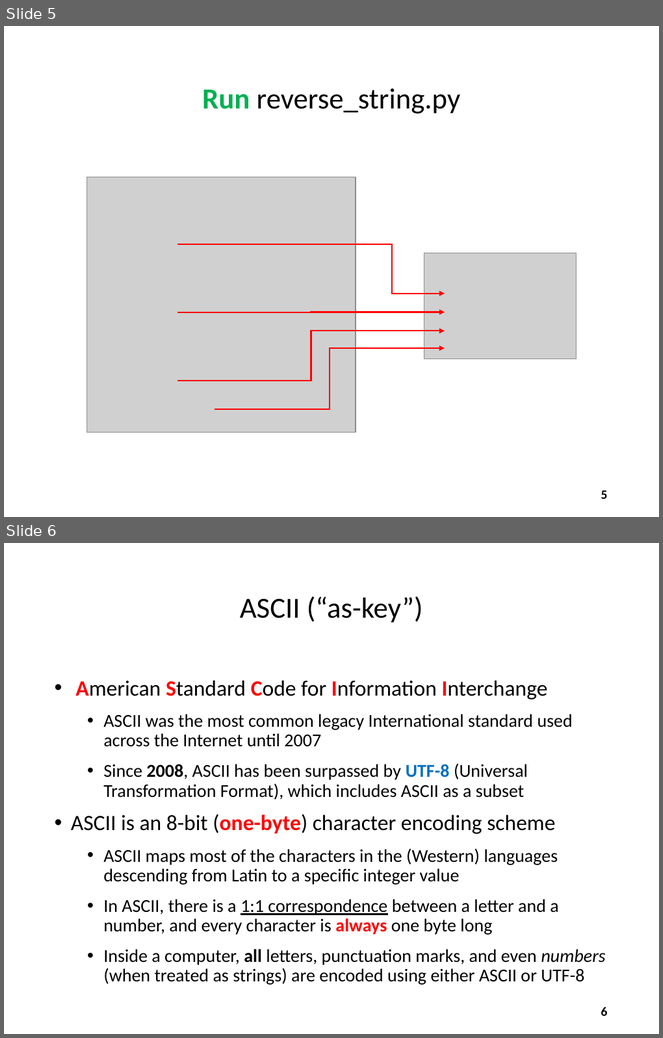
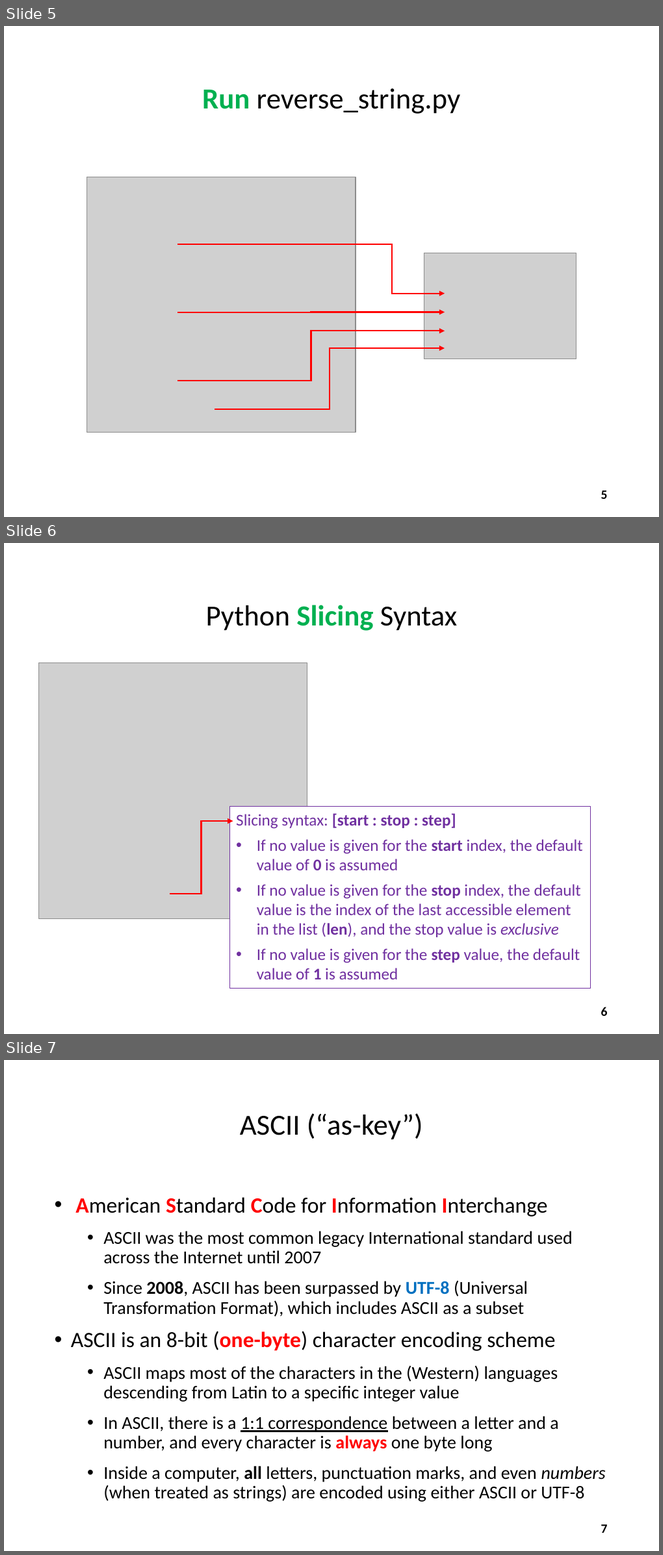
Before and after one commit to dbiersach/scicomp101, a slide deck: Session 08 - Histograms and Code Breaking/Session 08 - Histograms and Code Breaking.pptx. Shown one above the other, each under a label of ours: slides 5 and 6 before the commit, slides 5, 6 and 7 after it. The pictures are 663x1038 and 663x1555 pixels, drawn with LibreOffice and Linux fonts; fonts in the diff are those of the drawing; grey boxes stand for pictures. Boxes give left, top, right and bottom in pixels: in the first picture for what was removed or moved away, otherwise in the second. Text is boxed around its words. In the diff, an @@ line names an element or a change of style, - is before the commit and + after.

```diff
--- a/Session 08 - Histograms and Code Breaking/Session 08 - Histograms and Code Breaking.pptx
+++ b/Session 08 - Histograms and Code Breaking/Session 08 - Histograms and Code Breaking.pptx
@@ slide 6 added at (x1=4, y1=543, x2=659, y2=1034), background #FFFFFF @@
@@ title added at (x1=206, y1=605, x2=457, y2=631), 32 pt, text #000000 @@
+Python Slicing Syntax
@@ picture added at (x1=38, y1=663, x2=308, y2=919) @@
@@ rectangle added at (x1=230, y1=807, x2=591, y2=989), fill #FFFFFF, outline #7030A0 1 pt, 18 pt, text #7030A0 @@
+Slicing syntax: [start : stop : step]
+• If no value is given for the start index, the default value of 0 is assumed
+• If no value is given for the stop index, the default value is the index of the last accessible element in the list (len), and the stop value is exclusive
+• If no value is given for the step value, the default value of 1 is assumed
@@ elbow arrow added from (170, 894) to (233, 821), #FF0000 1.5 pt @@
@@ page number added at (x1=601, y1=1007, x2=608, y2=1016), 14 pt, text #000000, bold @@
+6
@@ what was slide 6 is now slide 7 @@
@@ page number at (x1=601, y1=1525, x2=608, y2=1533): text changed @@
-6
+7
```
Also in this commit, not shown: 4 slides changed, 1 other slide added.
